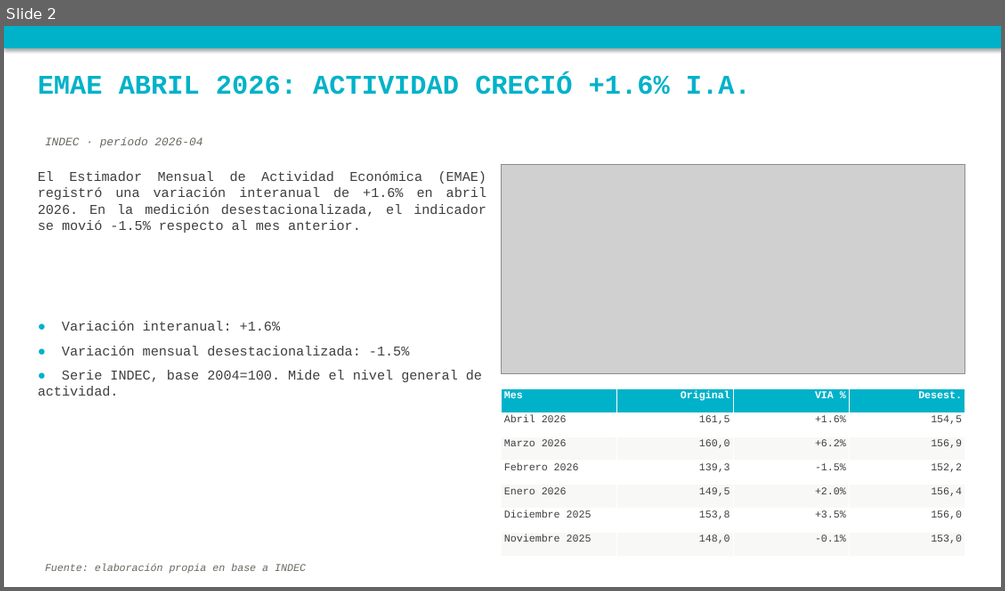
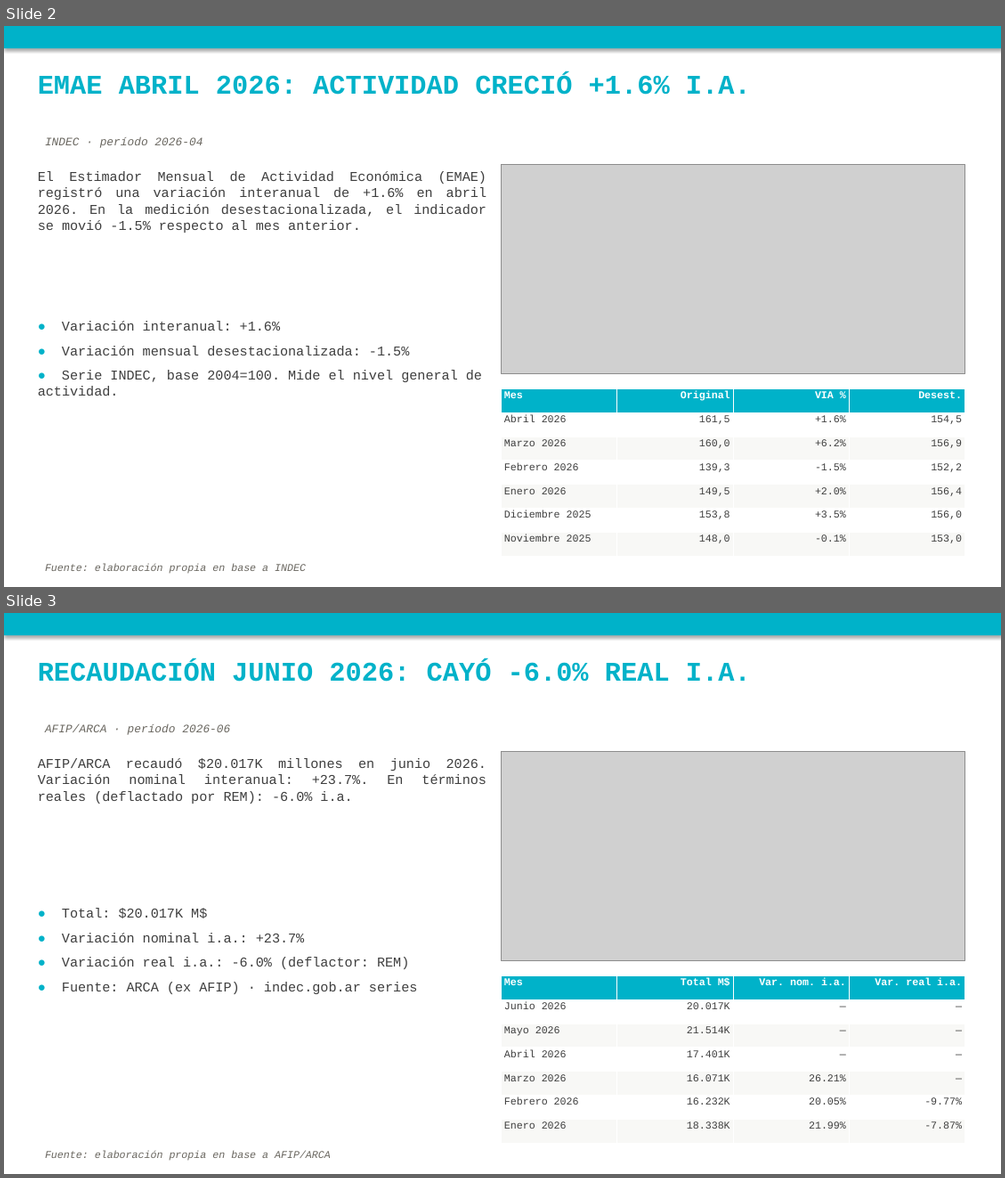
Before and after one commit to nwalovnik/boludos-ppt, a slide deck: publicaciones_semana.pptx. Shown one above the other, each under a label of ours: slide 2 before the commit, slides 2 and 3 after it. The pictures are 1005x591 and 1005x1178 pixels, drawn with LibreOffice and Linux fonts; fonts in the diff are those of the drawing; grey boxes stand for pictures. Boxes give left, top, right and bottom in pixels: in the first picture for what was removed or moved away, otherwise in the second. Text is boxed around its words. In the diff, an @@ line names an element or a change of style, - is before the commit and + after.

```diff
--- a/publicaciones_semana.pptx
+++ b/publicaciones_semana.pptx
@@ slide 3 added at <box>4,613,1001,1174</box>, background #FFFFFF @@
@@ rectangle added at <box>4,613,1001,635</box>, fill #00B2C9 @@
@@ text added at <box>38,661,751,682</box>, 26 pt, text #00B2C9, bold @@
+RECAUDACIÓN JUNIO 2026: CAYÓ -6.0% REAL I.A.
@@ text added at <box>45,724,230,735</box>, 11 pt, text #6A6760, italic @@
+AFIP/ARCA · período 2026-06
@@ text added at <box>38,758,486,803</box>, 13 pt, text #3F3F3F @@
+AFIP/ARCA recaudó $20.017K millones en junio 2026. Variación nominal interanual: +23.7%. En términos reales (deflactado por REM): -6.0% i.a.
@@ picture added at <box>502,751,965,961</box> @@
@@ text added at <box>62,908,418,994</box>, 13 pt, text #3F3F3F @@
+● Total: $20.017K M$
+● Variación nominal i.a.: +23.7%
+● Variación real i.a.: -6.0% (deflactor: REM)
+● Fuente: ARCA (ex AFIP) · indec.gob.ar series
@@ table added at <box>502,976,965,1143</box>, 7 rows, 4 columns @@
+Mes | Total M$ | Var. nom. i.a. | Var. real i.a.
+Junio 2026 | 20.017K | — | —
+Mayo 2026 | 21.514K | — | —
+Abril 2026 | 17.401K | — | —
+Marzo 2026 | 16.071K | 26.21% | —
+Febrero 2026 | 16.232K | 20.05% | -9.77%
+Enero 2026 | 18.338K | 21.99% | -7.87%
@@ text added at <box>45,1150,331,1160</box>, 10 pt, text #6A6760, italic @@
+Fuente: elaboración propia en base a AFIP/ARCA
```
Also in this commit, not shown: 1 slide changed, 4 other files.
